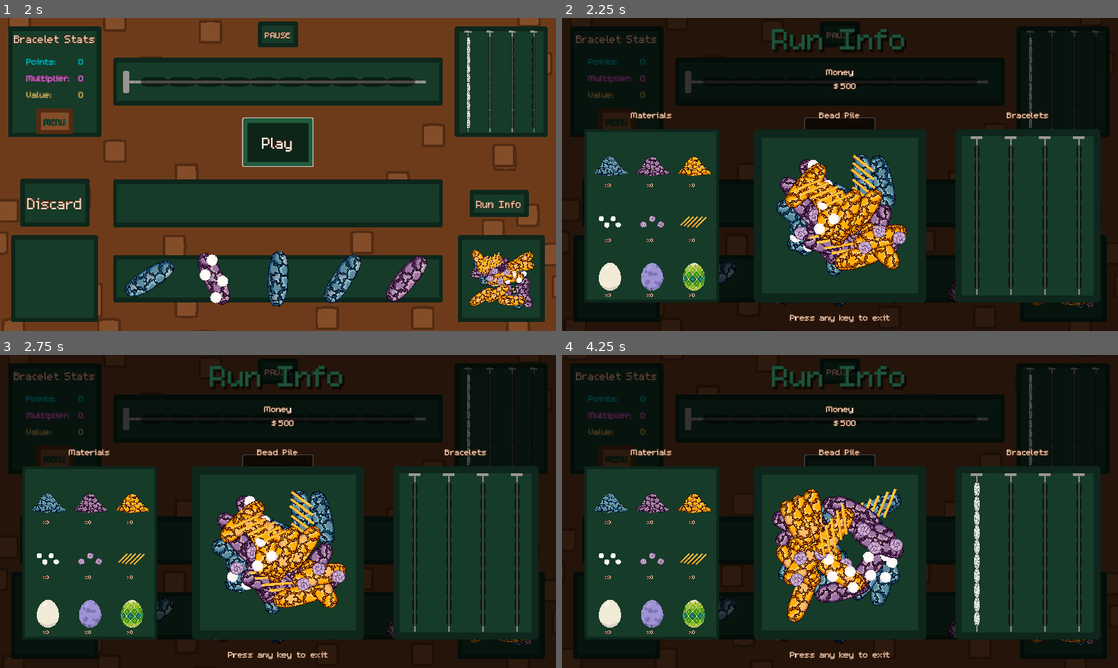
Above: before the commit, frames 1-4 (two rows, left to right).
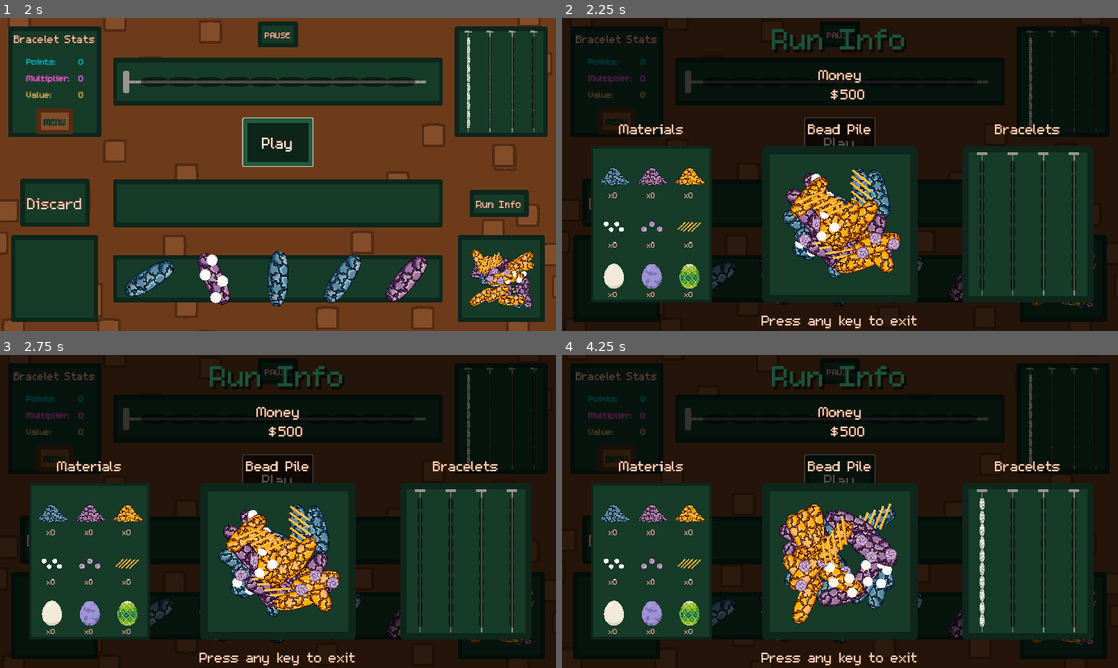
Above: after the commit, the same moments.

Repository: Splashy-Inc/caddishack
Game: Godot game, scene res://SCENES/screen_manager.tscn
Same seed, same stepped clock (60 frames per second), same inputs: the game is played once before the commit and once after it. The engine's default icon, where the game draws it, is replaced by a stand-in: a white triangle on a blue panel in a dark square.
Inputs (mouse positions are in pixels of both pictures, inside the frame that each line leads up to):
- Up to frame 1 (2 s): click "Play" at 0.5 s; click "Play" at 1.25 s
- Up to frame 2 (2.25 s): tap Enter at 2 s; move the mouse to (962, 158) at 2.02 s; hold D (right) from 2.03 s (still down); hold O (run_info) from 2.03 s (still down); click (962, 158) at 2.17 s
- Up to frame 3 (2.75 s): keep holding D (right); keep holding O (run_info)
- Up to frame 4 (4.25 s): tap Enter at 2.75 s; move the mouse to (728, 527) at 2.77 s; release D (right) at 2.78 s; release O (run_info) at 2.78 s; hold S (down) 2.78-3.53 s; click (728, 527) at 2.85 s; move the mouse to (895, 442) at 3.52 s; hold D (right) from 3.53 s (still down); hold O (run_info) from 3.53 s (still down)

Frame 1 is identical in both runs. In frame 2, 16% of the frame differs, in the area x 4-97%, y 16-100%; in frame 3, 17%; in frame 4, 17%.

Commit message:
Chy Shop suggestions

Diff:
--- a/RESOURCES/text_subtitle.tres
+++ b/RESOURCES/text_subtitle.tres
@@ -4,7 +4,7 @@
 
 [resource]
 font = ExtResource("1_jqnk6")
-font_size = 32
+font_size = 50
 font_color = Color(0.941176, 0.827451, 0.760784, 1)
 outline_size = 5
 outline_color = Color(0.321569, 0.172549, 0.0745098, 1)
--- a/SCENES/SHOP/cart_panel.tscn
+++ b/SCENES/SHOP/cart_panel.tscn
@@ -7,8 +7,7 @@
 [ext_resource type="Script" path="res://RESOURCES/special_material_info.gd" id="4_e64o0"]
 [ext_resource type="Script" path="res://RESOURCES/egg_material_info.gd" id="5_7uv2r"]
 [ext_resource type="StyleBox" uid="uid://cqe3jf4ia3cgx" path="res://RESOURCES/button_box_disabled.tres" id="7_8retm"]
-[ext_resource type="Theme" path="res://SCENES/CRAFT_STATION/green_text.tres" id="7_63xtu"]
-[ext_resource type="LabelSettings" uid="uid://drl3m8g6bkhol" path="res://RESOURCES/text_subtitle.tres" id="7_vhlkp"]
+[ext_resource type="LabelSettings" uid="uid://utia0ir401fs" path="res://RESOURCES/text_subtitle.tres" id="7_vhlkp"]
 [ext_resource type="StyleBox" uid="uid://djqiuusgpwpce" path="res://RESOURCES/brown_button_hover_box_texture.tres" id="8_8rwvf"]
 [ext_resource type="StyleBox" uid="uid://b5qasew2vnpnv" path="res://RESOURCES/brown_button_box_texture.tres" id="9_bhpnm"]
 
@@ -164,7 +163,6 @@
 [node name="CheckoutButton" type="Button" parent="VBoxContainer/CurrentCostRow"]
 layout_mode = 2
 size_flags_horizontal = 3
-theme = ExtResource("7_63xtu")
 theme_override_font_sizes/font_size = 64
 theme_override_styles/disabled = ExtResource("7_8retm")
 theme_override_styles/hover_pressed = ExtResource("8_8rwvf")
--- /dev/null
+++ b/SCENES/chy_shop/shop_item_button.tscn
@@ -0,0 +1,39 @@
+[gd_scene load_steps=3 format=3 uid="uid://ctqoln2td3f03"]
+
+[ext_resource type="FontFile" uid="uid://di1ynwh6doxnf" path="res://ASSETS/Font/m5x7.ttf" id="1_neeva"]
+[ext_resource type="Texture2D" uid="uid://dwi46syvnuk64" path="res://ASSETS/Art/SHOP/Dumortierite_Pile.png" id="2_41h48"]
+
+[node name="ShopItemButton" type="Button"]
+custom_minimum_size = Vector2(450, 64)
+
+[node name="Label" type="Label" parent="."]
+layout_mode = 0
+offset_left = 72.0
+offset_top = 17.0
+offset_right = 373.0
+offset_bottom = 43.0
+theme_override_fonts/font = ExtResource("1_neeva")
+theme_override_font_sizes/font_size = 32
+text = "Label for item so we can see what it is"
+clip_text = true
+text_overrun_behavior = 3
+
+[node name="PriceLabel" type="Label" parent="."]
+layout_mode = 0
+offset_left = 399.0
+offset_top = 18.0
+offset_right = 438.0
+offset_bottom = 44.0
+theme_override_fonts/font = ExtResource("1_neeva")
+theme_override_font_sizes/font_size = 32
+text = "999
+"
+
+[node name="TextureRect" type="TextureRect" parent="."]
+layout_mode = 0
+offset_left = 9.0
+offset_top = 5.0
+offset_right = 209.0
+offset_bottom = 205.0
+scale = Vector2(0.25, 0.25)
+texture = ExtResource("2_41h48")
--- /dev/null
+++ b/SCENES/chy_shop/shop_menu.gd
@@ -0,0 +1,6 @@
+extends CanvasLayer
+
+
+
+func _ready() -> void:
+	pass
--- /dev/null
+++ b/SCENES/chy_shop/shop_menu.tscn
@@ -0,0 +1,461 @@
+[gd_scene load_steps=21 format=3 uid="uid://bylfgtam2dn6f"]
+
+[ext_resource type="PackedScene" uid="uid://bf66yigpmnvq4" path="res://SCENES/CRAFT_STATION/station_background.tscn" id="1_86kop"]
+[ext_resource type="Script" path="res://SCENES/chy_shop/shop_menu.gd" id="1_i50wr"]
+[ext_resource type="Texture2D" uid="uid://mmbbe0gyx2ma" path="res://ASSETS/Art/SHOP/Shop_Menu_Bar.png" id="2_n74w3"]
+[ext_resource type="StyleBox" uid="uid://cqe3jf4ia3cgx" path="res://RESOURCES/button_box_disabled.tres" id="3_5lqyy"]
+[ext_resource type="Texture2D" uid="uid://ddp3hd6wawxtu" path="res://ASSETS/Art/SHOP/SplashyFish.png" id="4_7be5j"]
+[ext_resource type="StyleBox" uid="uid://djqiuusgpwpce" path="res://RESOURCES/brown_button_hover_box_texture.tres" id="4_vfhi5"]
+[ext_resource type="StyleBox" uid="uid://b5qasew2vnpnv" path="res://RESOURCES/brown_button_box_texture.tres" id="5_21rw6"]
+[ext_resource type="Texture2D" uid="uid://cwl01kcugtwyt" path="res://ASSETS/Art/GUI/Brown_Button_Background.png" id="5_n4hk7"]
+[ext_resource type="PackedScene" uid="uid://ctqoln2td3f03" path="res://SCENES/chy_shop/shop_item_button.tscn" id="6_v6m2e"]
+[ext_resource type="Texture2D" uid="uid://cyhd76hr4yeiy" path="res://ASSETS/Art/SHOP/Coin.png" id="7_24014"]
+[ext_resource type="LabelSettings" uid="uid://utia0ir401fs" path="res://RESOURCES/text_subtitle.tres" id="7_kpsyj"]
+[ext_resource type="FontFile" uid="uid://di1ynwh6doxnf" path="res://ASSETS/Font/m5x7.ttf" id="8_fdcxl"]
+
+[sub_resource type="Animation" id="Animation_2214s"]
+resource_name = "new_animation"
+length = 1.6
+loop_mode = 1
+step = 0.1
+tracks/0/type = "value"
+tracks/0/imported = false
+tracks/0/enabled = true
+tracks/0/path = NodePath(".:position")
+tracks/0/interp = 1
+tracks/0/loop_wrap = true
+tracks/0/keys = {
+"times": PackedFloat32Array(0, 0.4, 0.8, 1.2, 1.6),
+"transitions": PackedFloat32Array(1, 1, 1, 1, 1),
+"update": 0,
+"values": [Vector2(1000, 239), Vector2(1000, 210), Vector2(1000, 201), Vector2(1000, 213), Vector2(1000, 238)]
+}
+tracks/1/type = "value"
+tracks/1/imported = false
+tracks/1/enabled = true
+tracks/1/path = NodePath(".:rotation")
+tracks/1/interp = 1
+tracks/1/loop_wrap = true
+tracks/1/keys = {
+"times": PackedFloat32Array(0, 0.4, 1.2),
+"transitions": PackedFloat32Array(1, 1, 1),
+"update": 0,
+"values": [0.0, 0.139626, -0.0523599]
+}
+
+[sub_resource type="Animation" id="Animation_chg5i"]
+length = 0.001
+tracks/0/type = "value"
+tracks/0/imported = false
+tracks/0/enabled = true
+tracks/0/path = NodePath(".:position")
+tracks/0/interp = 1
+tracks/0/loop_wrap = true
+tracks/0/keys = {
+"times": PackedFloat32Array(0),
+"transitions": PackedFloat32Array(1),
+"update": 0,
+"values": [Vector2(952, 239)]
+}
+tracks/1/type = "value"
+tracks/1/imported = false
+tracks/1/enabled = true
+tracks/1/path = NodePath(".:rotation")
+tracks/1/interp = 1
+tracks/1/loop_wrap = true
+tracks/1/keys = {
+"times": PackedFloat32Array(0),
+"transitions": PackedFloat32Array(1),
+"update": 0,
+"values": [0.0]
+}
+
+[sub_resource type="AnimationLibrary" id="AnimationLibrary_aau7b"]
+_data = {
+"RESET": SubResource("Animation_chg5i"),
+"new_animation": SubResource("Animation_2214s")
+}
+
+[sub_resource type="LabelSettings" id="LabelSettings_6xo0t"]
+font = ExtResource("8_fdcxl")
+font_size = 32
+font_color = Color(0.941176, 0.827451, 0.760784, 1)
+outline_size = 5
+outline_color = Color(0.321569, 0.172549, 0.0745098, 1)
+
+[sub_resource type="Animation" id="Animation_dheyc"]
+resource_name = "not_enough_coins"
+step = 0.1
+tracks/0/type = "value"
+tracks/0/imported = false
+tracks/0/enabled = true
+tracks/0/path = NodePath(".:position")
+tracks/0/interp = 1
+tracks/0/loop_wrap = true
+tracks/0/keys = {
+"times": PackedFloat32Array(0, 0.1, 0.2, 0.3, 0.4),
+"transitions": PackedFloat32Array(1, 1, 1, 1, 1),
+"update": 0,
+"values": [Vector2(1058, 84), Vector2(1022, 84), Vector2(1072, 84), Vector2(1038, 84), Vector2(1058, 84)]
+}
+tracks/1/type = "value"
+tracks/1/imported = false
+tracks/1/enabled = true
+tracks/1/path = NodePath(".:modulate")
+tracks/1/interp = 1
+tracks/1/loop_wrap = true
+tracks/1/keys = {
+"times": PackedFloat32Array(0, 0.1, 0.3, 0.4),
+"transitions": PackedFloat32Array(1, 1, 1, 1),
+"update": 0,
+"values": [Color(1, 1, 1, 1), Color(1, 0.11, 0.11, 1), Color(1, 0.11, 0.11, 1), Color(1, 1, 1, 1)]
+}
+
+[sub_resource type="Animation" id="Animation_obiwd"]
+length = 0.001
+tracks/0/type = "value"
+tracks/0/imported = false
+tracks/0/enabled = true
+tracks/0/path = NodePath(".:position")
+tracks/0/interp = 1
+tracks/0/loop_wrap = true
+tracks/0/keys = {
+"times": PackedFloat32Array(0),
+"transitions": PackedFloat32Array(1),
+"update": 0,
+"values": [Vector2(1058, 84)]
+}
+tracks/1/type = "value"
+tracks/1/imported = false
+tracks/1/enabled = true
+tracks/1/path = NodePath(".:modulate")
+tracks/1/interp = 1
+tracks/1/loop_wrap = true
+tracks/1/keys = {
+"times": PackedFloat32Array(0),
+"transitions": PackedFloat32Array(1),
+"update": 0,
+"values": [Color(1, 1, 1, 1)]
+}
+
+[sub_resource type="AnimationLibrary" id="AnimationLibrary_k0jeq"]
+_data = {
+"RESET": SubResource("Animation_obiwd"),
+"not_enough_coins": SubResource("Animation_dheyc")
+}
+
+[sub_resource type="AtlasTexture" id="AtlasTexture_75p77"]
+
+[node name="ShopMenu" type="CanvasLayer"]
+script = ExtResource("1_i50wr")
+
+[node name="StationBackgroun" parent="." instance=ExtResource("1_86kop")]
+
+[node name="ShopMenuBar" type="Sprite2D" parent="."]
+position = Vector2(319, 365)
+scale = Vector2(1.2, 1)
+texture = ExtResource("2_n74w3")
+
+[node name="ShopMenuBar2" type="Sprite2D" parent="."]
+position = Vector2(937, 367)
+scale = Vector2(1.2, 1)
+texture = ExtResource("2_n74w3")
+
+[node name="SplashyFish" type="Sprite2D" parent="."]
+position = Vector2(952, 239)
+scale = Vector2(1.5, 1.5)
+texture = ExtResource("4_7be5j")
+
+[node name="AnimationPlayer" type="AnimationPlayer" parent="SplashyFish"]
+libraries = {
+"": SubResource("AnimationLibrary_aau7b")
+}
+autoplay = "new_animation"
+
+[node name="BrownButtonBackground" type="Sprite2D" parent="."]
+position = Vector2(938, 483.5)
+scale = Vector2(2.47, 1.725)
+texture = ExtResource("5_n4hk7")
+
+[node name="HowCanIHelpYou" type="Label" parent="."]
+offset_left = 700.0
+offset_top = 137.0
+offset_right = 984.0
+offset_bottom = 163.0
+theme_override_font_sizes/font_size = 28
+text = "How can I help you today?"
+label_settings = SubResource("LabelSettings_6xo0t")
+
+[node name="Control" type="Control" parent="."]
+layout_mode = 3
+anchors_preset = 15
+anchor_right = 1.0
+anchor_bottom = 1.0
+grow_horizontal = 2
+grow_vertical = 2
+
+[node name="CoinsPanelContainer" type="PanelContainer" parent="Control"]
+layout_mode = 1
+anchors_preset = 1
+anchor_left = 1.0
+anchor_right = 1.0
+offset_left = -222.0
+offset_top = 84.0
+offset_right = -105.0
+offset_bottom = 124.0
+grow_horizontal = 0
+
+[node name="HBoxContainer" type="HBoxContainer" parent="Control/CoinsPanelContainer"]
+layout_mode = 2
+
+[node name="Control3" type="Control" parent="Control/CoinsPanelContainer/HBoxContainer"]
+custom_minimum_size = Vector2(10, 0)
+layout_mode = 2
+
+[node name="TextureRect" type="TextureRect" parent="Control/CoinsPanelContainer/HBoxContainer"]
+layout_mode = 2
+texture = ExtResource("7_24014")
+
+[node name="Control2" type="Control" parent="Control/CoinsPanelContainer/HBoxContainer"]
+custom_minimum_size = Vector2(10, 0)
+layout_mode = 2
+
+[node name="CoinsLabel" type="Label" parent="Control/CoinsPanelContainer/HBoxContainer"]
+unique_name_in_owner = true
+layout_mode = 2
+theme_override_fonts/font = ExtResource("8_fdcxl")
+theme_override_font_sizes/font_size = 32
+text = "999"
+horizontal_alignment = 1
+
+[node name="Control" type="Control" parent="Control/CoinsPanelContainer/HBoxContainer"]
+custom_minimum_size = Vector2(10, 0)
+layout_mode = 2
+
+[node name="AnimationPlayer" type="AnimationPlayer" parent="Control/CoinsPanelContainer"]
+libraries = {
+"": SubResource("AnimationLibrary_k0jeq")
+}
+
+[node name="ScrollContainer" type="ScrollContainer" parent="Control"]
+layout_mode = 0
+offset_left = 80.0
+offset_top = 141.0
+offset_right = 564.0
+offset_bottom = 651.0
+follow_focus = true
+horizontal_scroll_mode = 0
+
+[node name="MarginContainer" type="MarginContainer" parent="Control/ScrollContainer"]
+layout_mode = 2
+theme_override_constants/margin_left = 4
+theme_override_constants/margin_top = 4
+theme_override_constants/margin_right = 4
+theme_override_constants/margin_bottom = 4
+
+[node name="ShopItemsContainer" type="VBoxContainer" parent="Control/ScrollContainer/MarginContainer"]
+unique_name_in_owner = true
+layout_mode = 2
+theme_override_constants/separation = 9
+
+[node name="ShopItemButton" parent="Control/ScrollContainer/MarginContainer/ShopItemsContainer" instance=ExtResource("6_v6m2e")]
+layout_mode = 2
+icon = SubResource("AtlasTexture_75p77")
+
+[node name="ShopItemButton2" parent="Control/ScrollContainer/MarginContainer/ShopItemsContainer" instance=ExtResource("6_v6m2e")]
+layout_mode = 2
+icon = SubResource("AtlasTexture_75p77")
+
+[node name="ShopItemButton3" parent="Control/ScrollContainer/MarginContainer/ShopItemsContainer" instance=ExtResource("6_v6m2e")]
+layout_mode = 2
+icon = SubResource("AtlasTexture_75p77")
+
+[node name="ShopItemButton4" parent="Control/ScrollContainer/MarginContainer/ShopItemsContainer" instance=ExtResource("6_v6m2e")]
+layout_mode = 2
+icon = SubResource("AtlasTexture_75p77")
+
+[node name="ShopItemButton5" parent="Control/ScrollContainer/MarginContainer/ShopItemsContainer" instance=ExtResource("6_v6m2e")]
+layout_mode = 2
+icon = SubResource("AtlasTexture_75p77")
+
+[node name="ShopItemButton6" parent="Control/ScrollContainer/MarginContainer/ShopItemsContainer" instance=ExtResource("6_v6m2e")]
+layout_mode = 2
+icon = SubResource("AtlasTexture_75p77")
+
+[node name="ShopItemButton7" parent="Control/ScrollContainer/MarginContainer/ShopItemsContainer" instance=ExtResource("6_v6m2e")]
+layout_mode = 2
+icon = SubResource("AtlasTexture_75p77")
+
+[node name="ShopItemButton8" parent="Control/ScrollContainer/MarginContainer/ShopItemsContainer" instance=ExtResource("6_v6m2e")]
+layout_mode = 2
+icon = SubResource("AtlasTexture_75p77")
+
+[node name="ShopItemButton9" parent="Control/ScrollContainer/MarginContainer/ShopItemsContainer" instance=ExtResource("6_v6m2e")]
+layout_mode = 2
+icon = SubResource("AtlasTexture_75p77")
+
+[node name="ShopItemButton10" parent="Control/ScrollContainer/MarginContainer/ShopItemsContainer" instance=ExtResource("6_v6m2e")]
+layout_mode = 2
+icon = SubResource("AtlasTexture_75p77")
+
+[node name="DetailsPanelContainer" type="PanelContainer" parent="Control"]
+layout_mode = 0
+offset_left = 702.0
+offset_top = 325.0
+offset_right = 1176.0
+offset_bottom = 642.0
+
+[node name="Control" type="Control" parent="Control/DetailsPanelContainer"]
+layout_mode = 2
+
+[node name="ItemImage" type="TextureRect" parent="Control/DetailsPanelContainer/Control"]
+unique_name_in_owner = true
+layout_mode = 2
+offset_left = 53.0
+offset_top = 7.0
+offset_right = 138.0
+offset_bottom = 96.0
+texture = ExtResource("7_24014")
+
+[node name="ItemPrice" type="Label" parent="Control/DetailsPanelContainer/Control"]
+unique_name_in_owner = true
+layout_mode = 0
+offset_left = 204.0
+offset_top = 24.0
+offset_right = 285.0
+offset_bottom = 62.0
+theme_override_colors/font_color = Color(1, 1, 1, 1)
+theme_override_fonts/font = ExtResource("8_fdcxl")
+theme_override_font_sizes/font_size = 32
+text = "999"
+autowrap_mode = 2
+clip_text = true
+text_overrun_behavior = 3
+
+[node name="PriceLabel" type="Label" parent="Control/DetailsPanelContainer/Control"]
+layout_mode = 0
+offset_left = 304.0
+offset_top = 24.0
+offset_right = 468.0
+offset_bottom = 68.0
+theme_override_colors/font_color = Color(0.442911, 0.442911, 0.442911, 1)
+theme_override_fonts/font = ExtResource("8_fdcxl")
+theme_override_font_sizes/font_size = 32
+text = "Purchase Price"
+autowrap_mode = 2
+clip_text = true
+text_overrun_behavior = 3
+
+[node name="ColorRect" type="ColorRect" parent="Control/DetailsPanelContainer/Control"]
+custom_minimum_size = Vector2(1, 0)
+layout_mode = 0
+offset_left = 200.0
+offset_top = 54.0
+offset_right = 457.0
+offset_bottom = 55.0
+color = Color(0.377919, 0.377919, 0.377919, 1)
+
+[node name="ItemHeldCount" type="Label" parent="Control/DetailsPanelContainer/Control"]
+unique_name_in_owner = true
+layout_mode = 0
+offset_left = 204.0
+offset_top = 72.0
+offset_right = 285.0
+offset_bottom = 110.0
+theme_override_colors/font_color = Color(1, 1, 1, 1)
+theme_override_fonts/font = ExtResource("8_fdcxl")
+theme_override_font_sizes/font_size = 32
+text = "999"
+autowrap_mode = 2
+clip_text = true
+text_overrun_behavior = 3
+
+[node name="InventoryCountLabel" type="Label" parent="Control/DetailsPanelContainer/Control"]
+layout_mode = 0
+offset_left = 306.0
+offset_top = 70.0
+offset_right = 470.0
+offset_bottom = 114.0
+theme_override_colors/font_color = Color(0.442911, 0.442911, 0.442911, 1)
+theme_override_fonts/font = ExtResource("8_fdcxl")
+theme_override_font_sizes/font_size = 32
+text = "In Inventory"
+autowrap_mode = 2
+clip_text = true
+text_overrun_behavior = 3
+
+[node name="ColorRect2" type="ColorRect" parent="Control/DetailsPanelContainer/Control"]
+custom_minimum_size = Vector2(1, 0)
+layout_mode = 0
+offset_left = 200.0
+offset_top = 98.0
+offset_right = 457.0
+offset_bottom = 99.0
+color = Color(0.377919, 0.377919, 0.377919, 1)
+
+[node name="ItemName" type="Label" parent="Control/DetailsPanelContainer/Control"]
+unique_name_in_owner = true
+layout_mode = 0
+offset_left = 18.0
+offset_top = 96.0
+offset_right = 457.0
+offset_bottom = 144.0
+theme_override_fonts/font = ExtResource("8_fdcxl")
+theme_override_font_sizes/font_size = 44
+text = "Item Name"
+vertical_alignment = 2
+clip_text = true
+text_overrun_behavior = 3
+
+[node name="ItemDiscripion" type="Label" parent="Control/DetailsPanelContainer/Control"]
+unique_name_in_owner = true
+layout_mode = 0
+offset_left = 18.0
+offset_top = 157.0
+offset_right = 457.0
+offset_bottom = 304.0
+theme_override_colors/font_color = Color(0.442911, 0.442911, 0.442911, 1)
+theme_override_fonts/font = ExtResource("8_fdcxl")
+theme_override_font_sizes/font_size = 32
+text = "Example Discription"
+autowrap_mode = 2
+clip_text = true
+text_overrun_behavior = 3
+
+[node name="ColorRect3" type="ColorRect" parent="Control/DetailsPanelContainer/Control"]
+custom_minimum_size = Vector2(1, 0)
+layout_mode = 0
+offset_left = 17.0
+offset_top = 147.0
+offset_right = 457.0
+offset_bottom = 148.0
+color = Color(0.377919, 0.377919, 0.377919, 1)
+
+[node name="CheckoutButton" type="Button" parent="Control"]
+layout_mode = 1
+anchors_preset = 3
+anchor_left = 1.0
+anchor_top = 1.0
+anchor_right = 1.0
+anchor_bottom = 1.0
+offset_left = -261.0
+offset_top = -107.0
+offset_right = -29.0
+offset_bottom = -24.0
+grow_horizontal = 0
+grow_vertical = 0
+size_flags_horizontal = 3
+theme_override_font_sizes/font_size = 64
+theme_override_styles/disabled = ExtResource("3_5lqyy")
+theme_override_styles/hover_pressed = ExtResource("4_vfhi5")
+theme_override_styles/hover = ExtResource("4_vfhi5")
+theme_override_styles/normal = ExtResource("5_21rw6")
+text = "Check out"
+
+[node name="Label" type="Label" parent="."]
+offset_left = 162.0
+offset_top = 70.0
+offset_right = 484.0
+offset_bottom = 111.0
+text = "Splashy Inc. Market"
+label_settings = ExtResource("7_kpsyj")
--- a/project.godot
+++ b/project.godot
@@ -15,7 +15,7 @@
 config/features=PackedStringArray("4.3", "GL Compatibility")
 boot_splash/image="res://SplashySplashScreen.png"
 boot_splash/fullsize=false
-config/icon="res://ASSETS/Art/icon.png"
+config/icon="res://ASSETS/Art/ITCH/icon2Gif.png"
 
 [autoload]
 
Binary file added: ASSETS/Art/SHOP/Coin.png
Not shown, added: ASSETS/Art/SHOP/Coin.png.import
Binary file added: ASSETS/Art/SHOP/SplashyFish.png
Not shown, added: ASSETS/Art/SHOP/SplashyFish.png.import
Not shown: 1 places in SCENES/SHOP/cart_panel.tscn that only renumber resources
Not shown, changed: ASSETS/Art/GIMP/indicators.xcf
